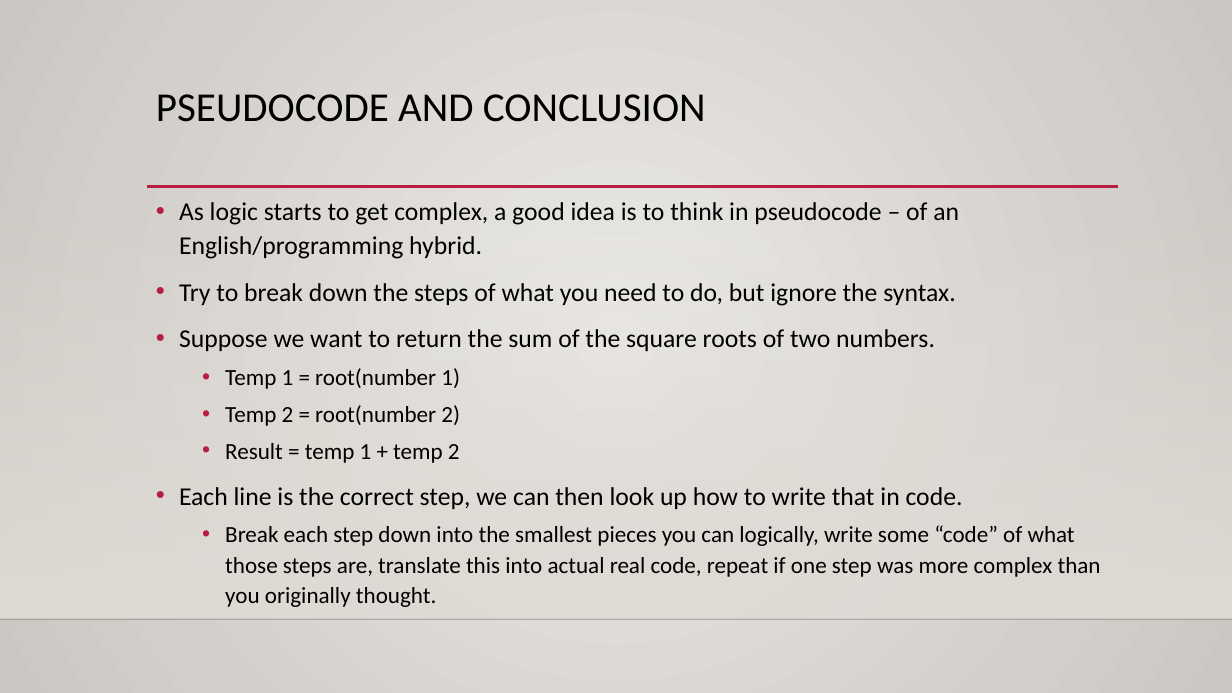
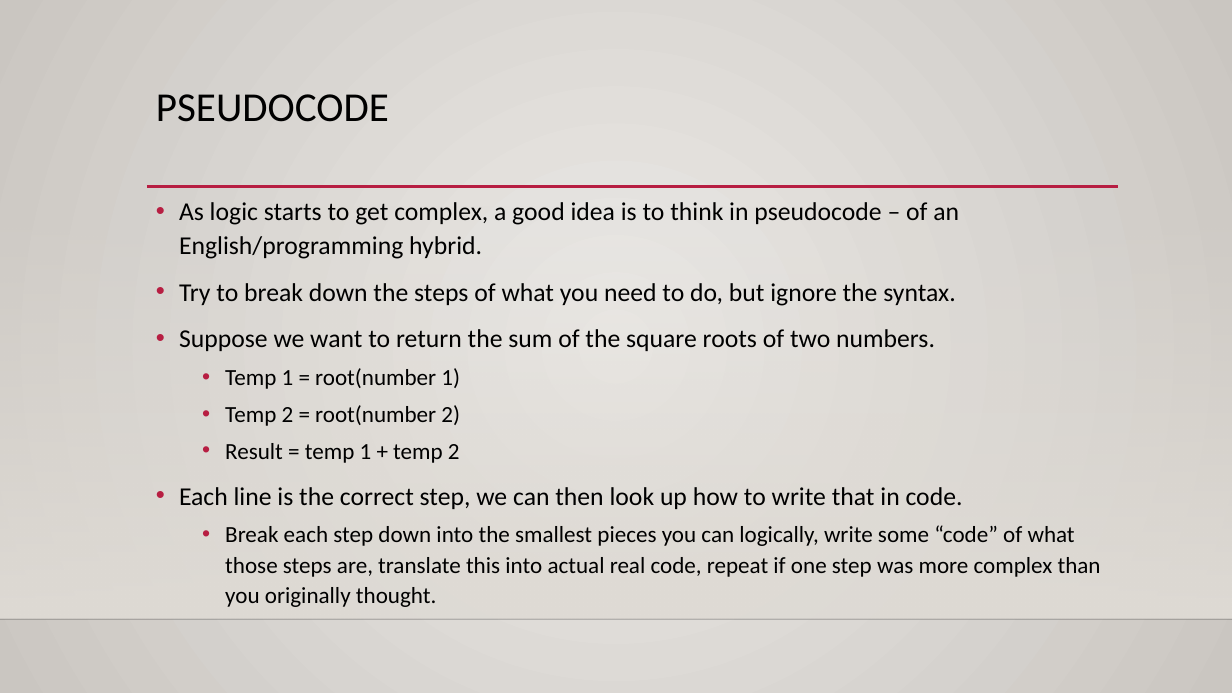
Before and after one commit to okohnkay/Programming_Basics_for_ML, a slide deck: slide 23 of course_material/slides/002_vars_and_control.pptx. Drawn at 1232x693 pixels with LibreOffice and Linux fonts; fonts in the diff are those of the drawing; background and template pictures are left out. Boxes give left, top, right and bottom in pixels: in the first picture for what was removed or moved away, otherwise in the second. Text is boxed around its words. In the diff, an @@ line names an element or a change of style, - is before the commit and + after.

```diff
--- a/course_material/slides/002_vars_and_control.pptx
+++ b/course_material/slides/002_vars_and_control.pptx
@@ title at [156, 94, 389, 122]: text changed @@
-PSEUDOCODE AND CONCLUSION
+PSEUDOCODE
```
Also in this commit, not shown: 1 slide added, 2 other files.
